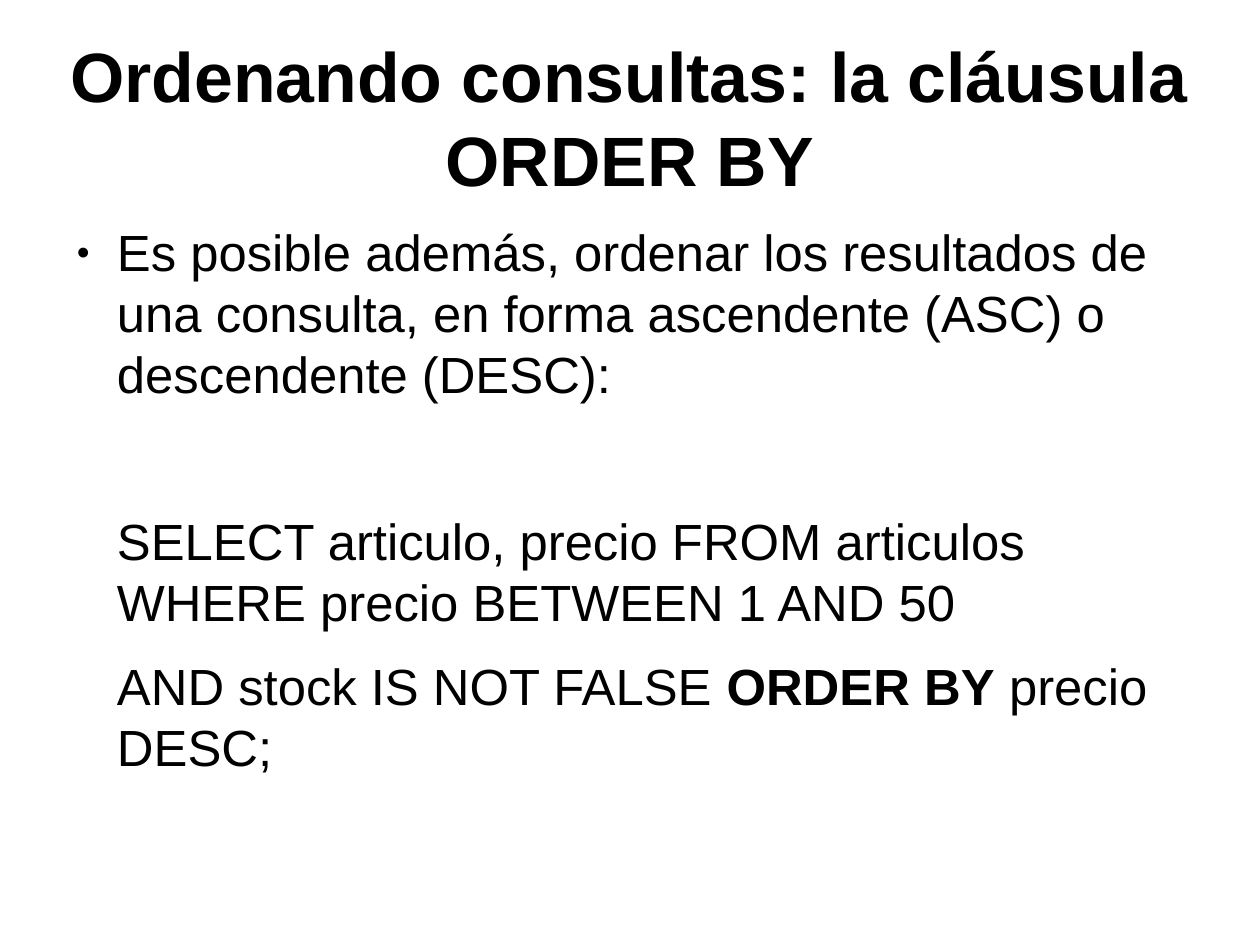
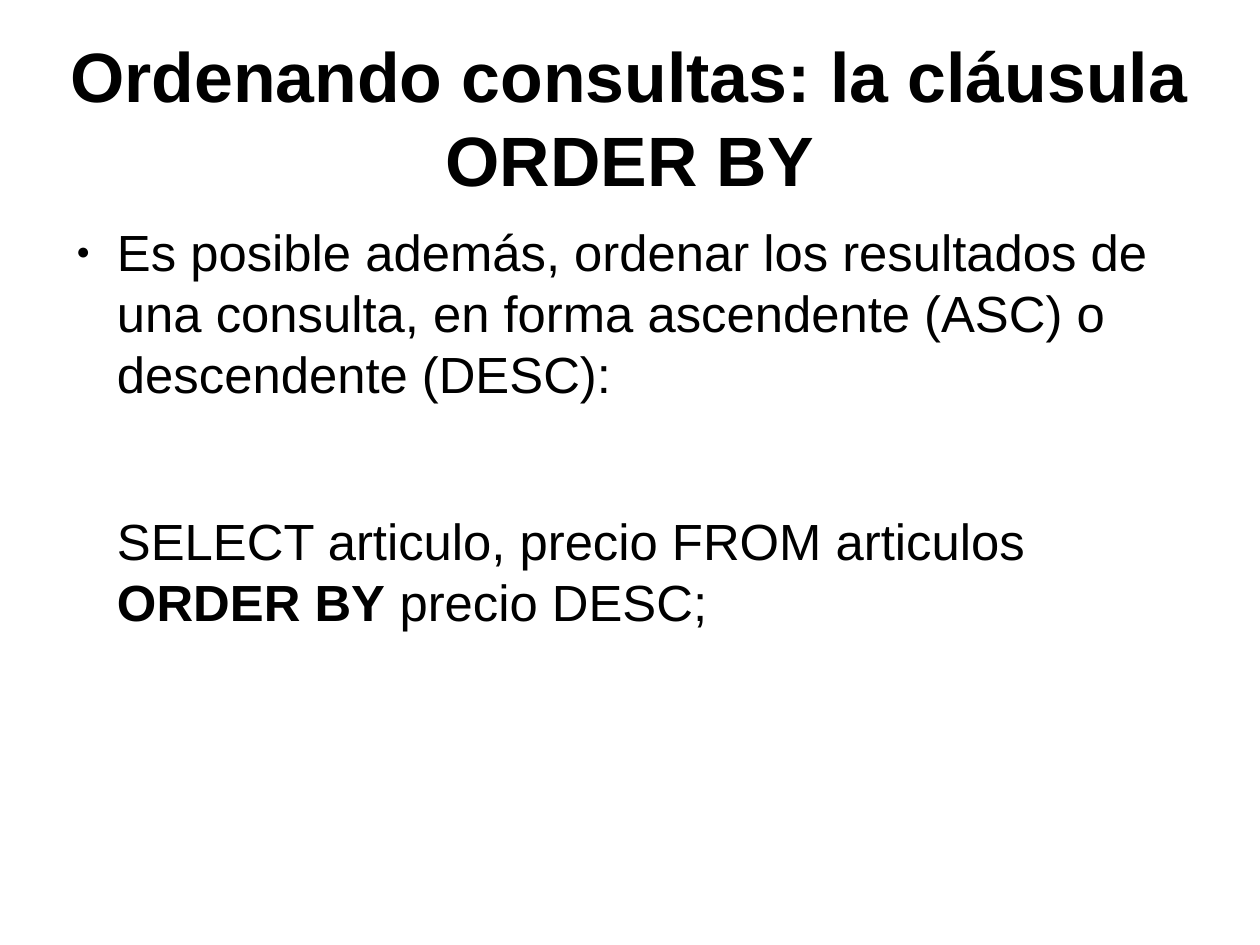
Before and after one commit to javacasm/CursoPythonCompleto, a slide deck: slide 49 of Base_de_Datos/BaseDeDatosPython.odp. Drawn at 1260x945 pixels with LibreOffice and Linux fonts; fonts in the diff are those of the drawing. Boxes give left, top, right and bottom in pixels: in the first picture for what was removed or moved away, otherwise in the second. Text is boxed around its words. In the diff, an @@ line names an element or a change of style, - is before the commit and + after.

```diff
--- a/Base_de_Datos/BaseDeDatosPython.odp
+++ b/Base_de_Datos/BaseDeDatosPython.odp
@@ text at <box>117,523,1025,632</box>: text changed @@
-SELECT articulo, precio FROM articulos WHERE precio BETWEEN 1 AND 50
-AND stock IS NOT FALSE ORDER BY precio DESC;
+SELECT articulo, precio FROM articulos ORDER BY precio DESC;
```
Also in this commit, not shown: 17 other slides changed, 4 other files.
